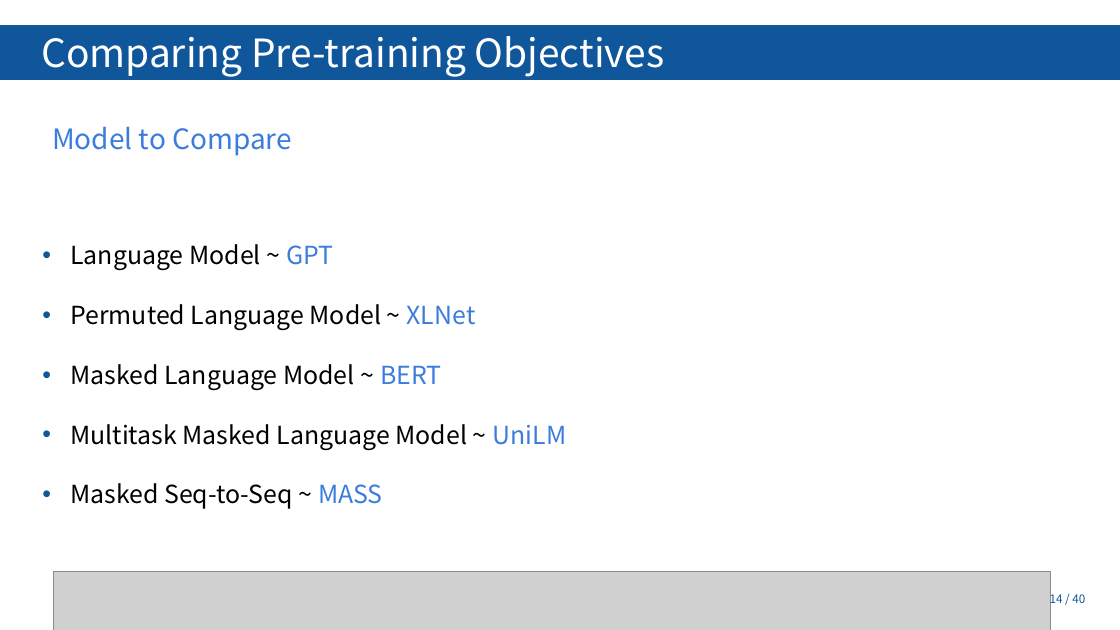
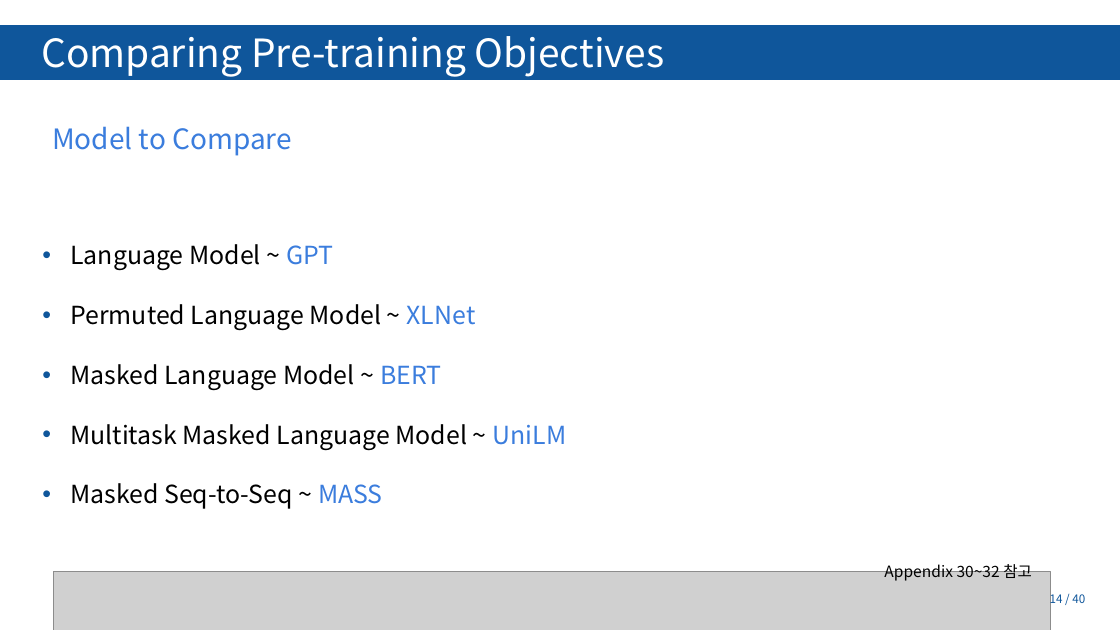
Before and after one commit to Tiabet/Paper-for-ML-DL, a slide deck: slide 14 of 세미나/BART_김정현.pptx. Drawn at 1120x630 pixels with LibreOffice and Linux fonts; fonts in the diff are those of the drawing; grey boxes stand for pictures; background and template pictures are left out. Boxes give left, top, right and bottom in pixels: in the first picture for what was removed or moved away, otherwise in the second. Text is boxed around its words. In the diff, an @@ line names an element or a change of style, - is before the commit and + after.

```diff
--- a/세미나/BART_김정현.pptx
+++ b/세미나/BART_김정현.pptx
@@ text added at [884, 561, 1032, 581], 20 pt, text #000000 @@
+Appendix 30~32 참고
```
Also in this commit, not shown: 13 other slides changed, 1 slide added, 1 slide removed, 6 other files.
